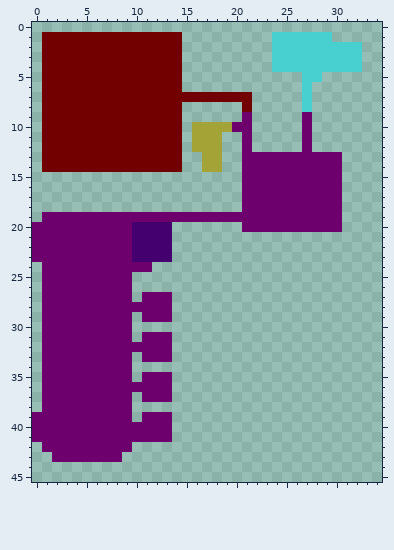
File history of a pixel-art file, assets/map/map.aseprite. This is how it looked before the edit.
64x64 pixels, 1 frame. Shown: x 0..34, y 0..45.
Once edited:
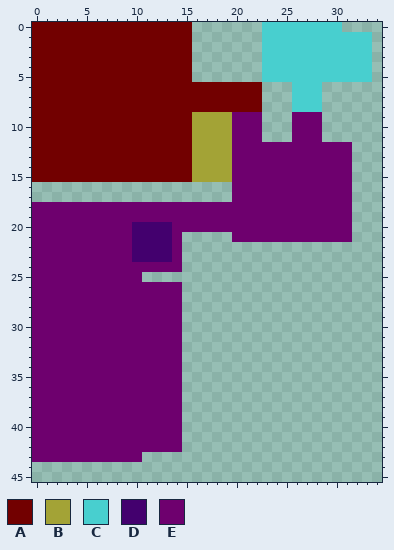
Palette (. is transparent): A #720000  B #a3a336  C #48cfcf  D #43006e  E #6e006e
Commit message: custom ceilings
Change:
Layer "ceiling":
y 0: x 0..15 ................ -> AAAAAAAAAAAAAAAA; x 23..30 ........ -> CCCCCCCC
y 1: x 0 . -> A; x 15 . -> A; x 23 . -> C; x 30..33 .... -> CCCC
y 2..4: x 0 . -> A; x 15 . -> A; x 23 . -> C; x 33 . -> C
y 5: x 0 . -> A; x 15 . -> A; x 23..26 .... -> CCCC; x 29..33 ..... -> CCCCC
y 6: x 0 . -> A; x 15..22 ........ -> AAAAAAAA; x 26 . -> C; x 28 . -> C
y 7: x 0 . -> A; x 22 . -> A; x 26 . -> C; x 28 . -> C
y 8: x 0 . -> A; x 15..20 ...... -> AAAAAA; x 22 . -> A; x 26 . -> C; x 28 . -> C
y 9: x 0 . -> A; x 15..20 ...... -> ABBBBE; x 22 . -> E; x 26 . -> E; x 28 . -> E
y 10: x 0 . -> A; x 15 . -> A; x 22 . -> E; x 26 . -> E; x 28 . -> E
y 11: x 0 . -> A; x 15 . -> A; x 19..20 .. -> BE; x 22 . -> E; x 26 . -> E; x 28 . -> E
y 12: x 0 . -> A; x 15 . -> A; x 19..20 .. -> BE; x 22..26 ..... -> EEEEE; x 28..31 .... -> EEEE
y 13..14: x 0 . -> A; x 15..16 .. -> AB; x 19..20 .. -> BE; x 31 . -> E
y 15: x 0..20 ..................... -> AAAAAAAAAAAAAAAABBBBE; x 31 . -> E
y 16..17: x 20 . -> E; x 31 . -> E
y 18: x 0..20 ..................... -> EEEEEEEEEEEEEEEEEEEEE; x 31 . -> E
y 19: x 0 . -> E; x 31 . -> E
y 20: x 14..20 ....... -> EEEEEEE; x 31 . -> E
y 21: x 14 . -> E; x 20..31 ............ -> EEEEEEEEEEEE
y 22..23: x 14 . -> E
y 24: x 0 . -> E; x 12..14 ... -> EEE
y 25: x 0 . -> E; x 10 . -> E
y 26: x 0 . -> E; x 10..14 ..... -> EEEEE
y 27: x 0 . -> E; x 10 . -> E; x 14 . -> E
y 28: x 0 . -> E; x 14 . -> E
y 29: x 0 . -> E; x 10 . -> E; x 14 . -> E
y 30: x 0 . -> E; x 10..14 ..... -> EEEEE
y 31: x 0 . -> E; x 10 . -> E; x 14 . -> E
y 32: x 0 . -> E; x 14 . -> E
y 33: x 0 . -> E; x 10 . -> E; x 14 . -> E
y 34: x 0 . -> E; x 10..14 ..... -> EEEEE
y 35: x 0 . -> E; x 10 . -> E; x 14 . -> E
y 36: x 0 . -> E; x 14 . -> E
y 37: x 0 . -> E; x 10 . -> E; x 14 . -> E
y 38: x 0 . -> E; x 10..14 ..... -> EEEEE
y 39: x 10 . -> E; x 14 . -> E
y 40..41: x 14 . -> E
y 42: x 0 . -> E; x 10..14 ..... -> EEEEE
y 43: x 0..1 .. -> EE; x 9..10 .. -> EE
Pixel boxes of the changes (left, top, right, bottom) in both pictures:
added: (32, 22, 372, 462)
